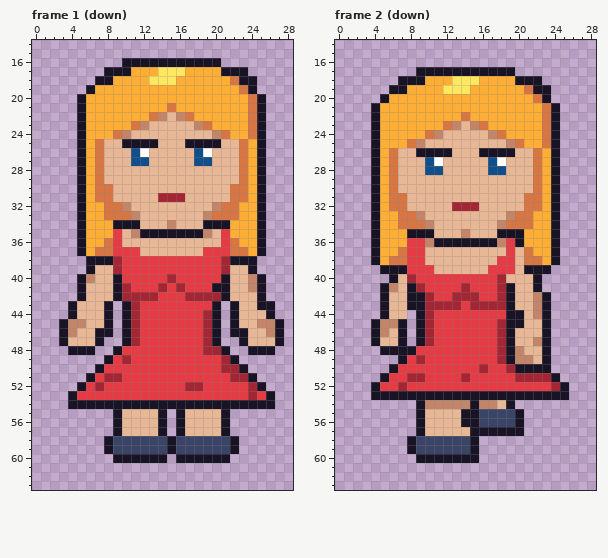
Two states of a pixel-art file, art-tests/claude-drawn/dana.aseprite. The picture above was drawn from the file before the commit.
64x64 pixels, 12 frames. Shown: frame 1 (down): x 0..28, y 14..63; frame 2 (down): x 0..28, y 14..63. The commit also changed other frames, which this record leaves out.
New version:
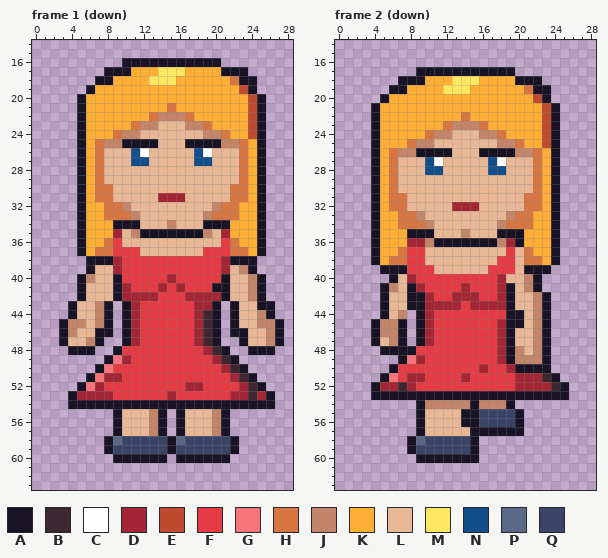
Palette (. is transparent): A #181425  B #3e2731  C #ffffff  D #a22633  E #be4a2f  F #e43b44  G #f6757a  H #d77643  J #c28569  K #feae34  L #e8b796  M #fee761  N #124e89  P #5a6988  Q #3a4466
Change:
Frame 1 (down):
The edit turns colour D into colour B in rows 44 to 47 at x 19; in row 48 at x 20; in row 49 at x 21; in row 50 at x 22; in row 51 at x 23; in rows 52 to 53 at x 24.
The edit turns colour F into colour D in row 35 at x 9 and 21; in row 43 at x 18 to 19; in rows 44 to 47 at x 18; in row 49 at x 20; in row 52 at x 23; in row 53 at x 5 to 8, 15, 22 to 23 and 25.
The edit turns colour H into colour E in row 19 at x 23; in rows 20 to 24 at x 24.
The edit turns colour F into colour G in row 49 at x 9; in row 50 at x 8; in row 51 at x 7; in row 52 at x 6.
The edit turns colour L into colour J in row 22 at x 15; in row 23 at x 13 and 17; in row 24 at x 11 and 19; in row 25 at x 8 to 9 and 21 to 22; in row 39 at x 23; in row 42 at x 24.
The edit turns colour L into colour J in row 43 at x 7; in row 44 at x 7 and 25; in row 45 at x 7; in row 47 at x 6 and 26; in rows 55 to 57 at x 13 and 20.
The edit turns colour Q into colour P in row 58 at x 9 and 16.
Frame 2 (down):
The edit turns colour D into colour B in row 51 at x 23; in row 52 at x 7 and 24.
The edit turns colour F into colour D in row 36 at x 8 to 9 and 19; in row 52 at x 5 to 6, 8 and 20 to 23.
The edit turns colour H into colour E in row 20 at x 22; in rows 21 to 25 at x 23.
The edit turns colour F into colour G in row 49 at x 8; in row 51 at x 6.
The edit turns colour L into colour J in row 23 at x 14; in row 24 at x 12 and 16; in row 25 at x 10 and 18; in row 26 at x 7 to 8 and 20 to 21; in rows 40 to 41 at x 21; in row 44 at x 7.
The edit turns colour L into colour J in row 45 at x 22; in row 46 at x 6 and 22; in row 47 at x 6; in rows 48 to 49 at x 22; in row 54 at x 18.
The edit turns colour Q into colour P in row 58 at x 9.
